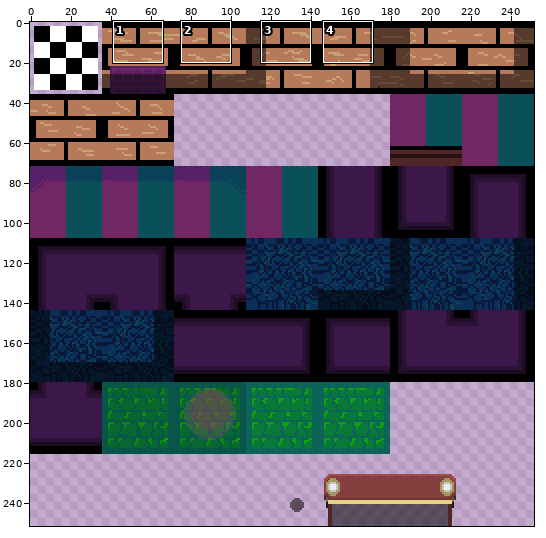
Sprite sheet -- proj_2_ghosts/tilesets/tiles_background/output_tileset.png. Above, an overview of the earlier version with the close-up marked.
Close-up. Old version:
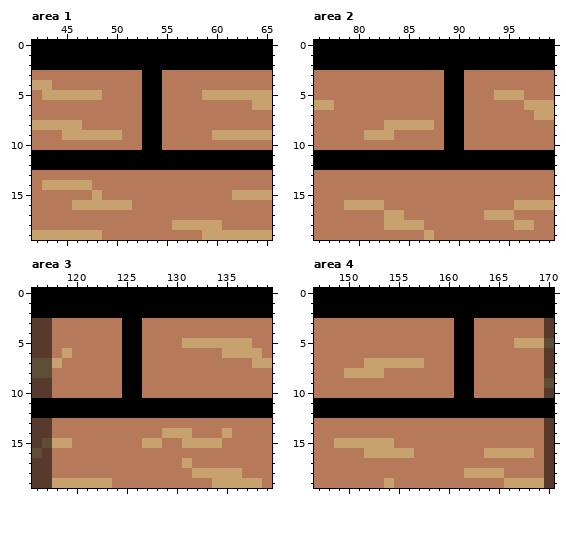
The file is 252x252 pixels. Colours within 5 levels of each other are drawn and written as one. Shown: area 1: x 42..65, y 0..19; area 2: x 76..99, y 0..19; area 3: x 116..139, y 0..19; area 4: x 147..170, y 0..19. The commit also changed other parts of the picture, which this record leaves out.
The result:
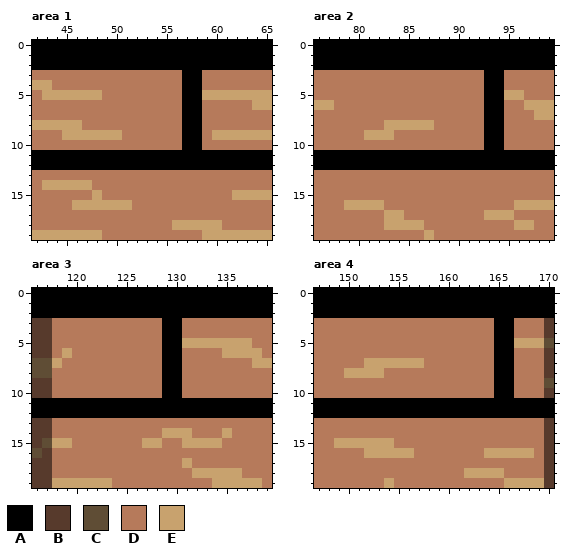
Palette (. is transparent): A #000000  B #573a2c  C #5f4d35  D #b67a5b  E #c8a26e
Edits made:
--- area 1
@@ x 51..60 @@
  2 AAAAAAAAAA
- 3 DDAADDDDDD
- 4 DDAADDDDDD
- 5 DDAADDDDEE
- 6 DDAADDDDDD
- 7 DDAADDDDDD
- 8 DDAADDDDDD
- 9 DDAADDDDDE
-10 DDAADDDDDD
+ 3 DDDDDDAADD
+ 4 DDDDDDAADD
+ 5 DDDDDDAAEE
+ 6 DDDDDDAADD
+ 7 DDDDDDAADD
+ 8 DDDDDDAADD
+ 9 DDDDDDAADE
+10 DDDDDDAADD
 11 AAAAAAAAAA
--- area 2
@@ x 87..96 @@
  2 AAAAAAAAAA
- 3 DDAADDDDDD
- 4 DDAADDDDDD
- 5 DDAADDDEEE
- 6 DDAADDDDDD
- 7 DDAADDDDDD
- 8 EDAADDDDDD
- 9 DDAADDDDDD
-10 DDAADDDDDD
+ 3 DDDDDDAADD
+ 4 DDDDDDAADD
+ 5 DDDDDDAAEE
+ 6 DDDDDDAADD
+ 7 DDDDDDAADD
+ 8 EDDDDDAADD
+ 9 DDDDDDAADD
+10 DDDDDDAADD
 11 AAAAAAAAAA
--- area 3
@@ x 123..132 @@
  2 AAAAAAAAAA
- 3 DDAADDDDDD
- 4 DDAADDDDDD
- 5 DDAADDDDEE
- 6 DDAADDDDDD
- 7 DDAADDDDDD
- 8 DDAADDDDDD
- 9 DDAADDDDDD
-10 DDAADDDDDD
+ 3 DDDDDDAADD
+ 4 DDDDDDAADD
+ 5 DDDDDDAAEE
+ 6 DDDDDDAADD
+ 7 DDDDDDAADD
+ 8 DDDDDDAADD
+ 9 DDDDDDAADD
+10 DDDDDDAADD
 11 AAAAAAAAAA
--- area 4
@@ x 159..168 @@
  2 AAAAAAAAAA
- 3 DDAADDDDDD
- 4 DDAADDDDDD
- 5 DDAADDDDEE
- 6 DDAADDDDDD
- 7 DDAADDDDDD
- 8 DDAADDDDDD
- 9 DDAADDDDDD
-10 DDAADDDDDD
+ 3 DDDDDDAADD
+ 4 DDDDDDAADD
+ 5 DDDDDDAAEE
+ 6 DDDDDDAADD
+ 7 DDDDDDAADD
+ 8 DDDDDDAADD
+ 9 DDDDDDAADD
+10 DDDDDDAADD
 11 AAAAAAAAAA
Boxes around the changes in both close-ups, in picture pixels (x1, y1, x2, y2):
changed: (142, 70, 202, 150)
changed: (444, 70, 504, 150)
changed: (122, 318, 182, 398)
changed: (454, 318, 514, 398)
